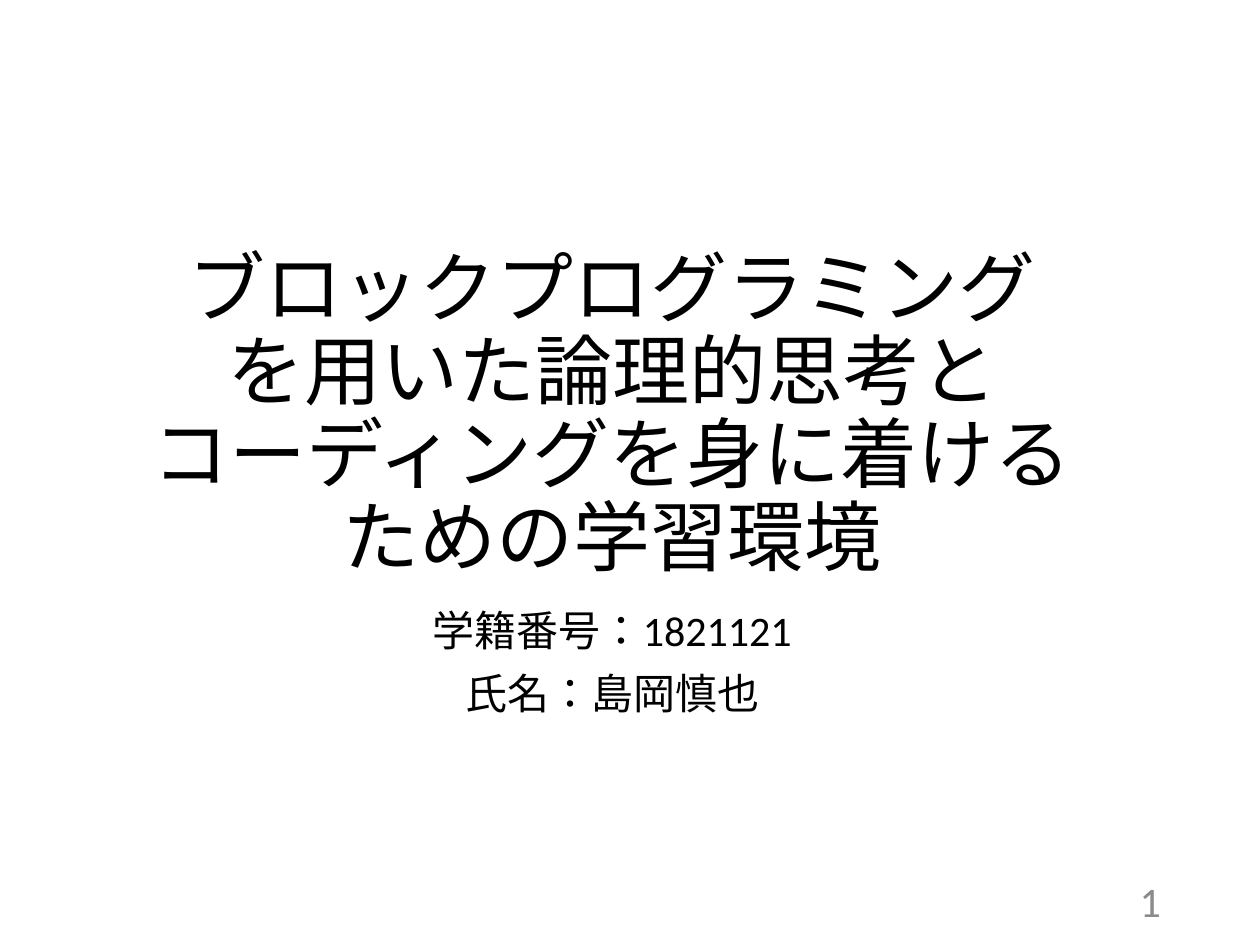
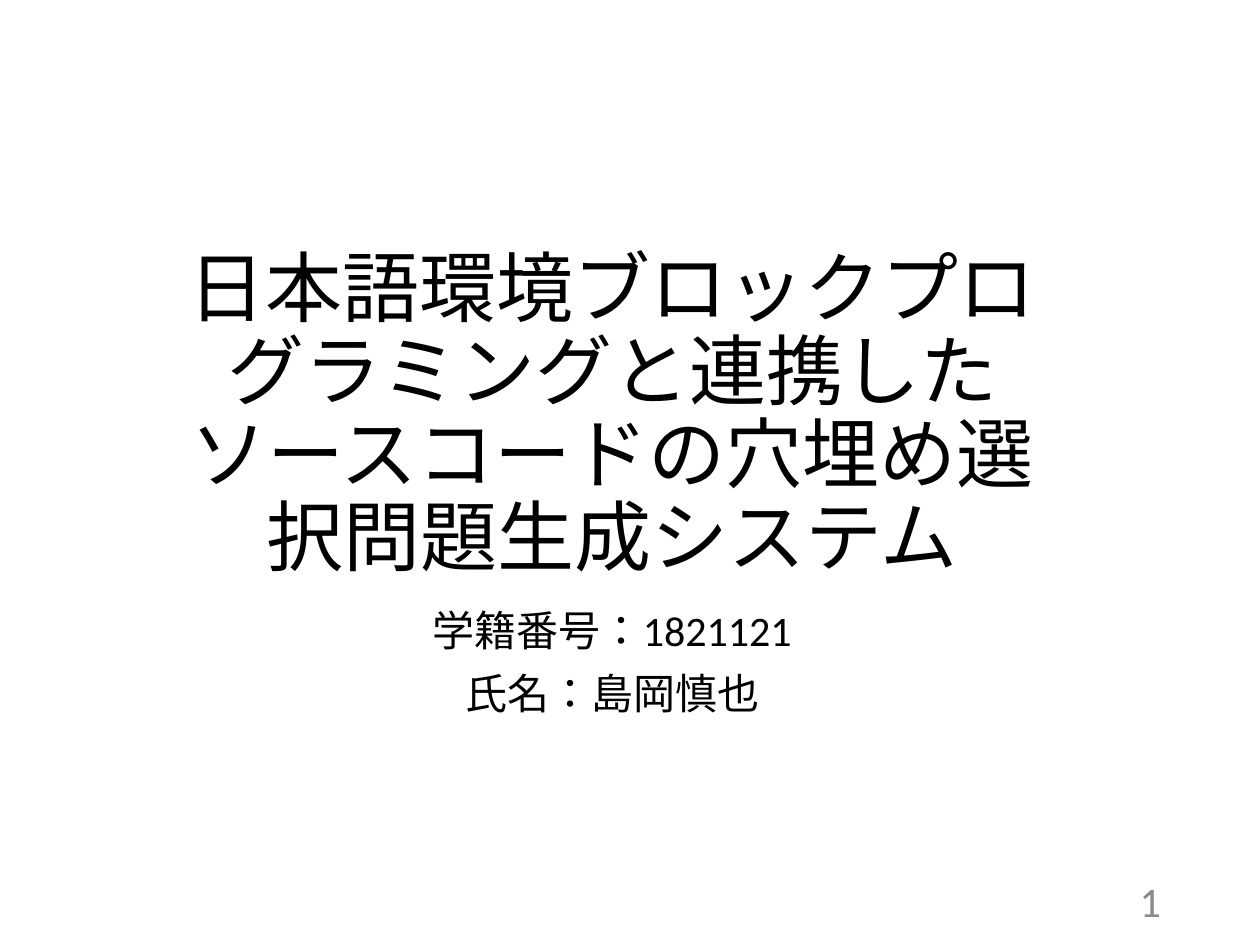
Before and after one commit to kait-takanolab/1821121-shimaoka-thesis, a slide deck: slide 1 of 1821121_shimaoka_sotsuken.pptx. Drawn at 1260x945 pixels with LibreOffice and Linux fonts; fonts in the diff are those of the drawing. Boxes give left, top, right and bottom in pixels: in the first picture for what was removed or moved away, otherwise in the second. Text is boxed around its words. In the diff, an @@ line names an element or a change of style, - is before the commit and + after.

```diff
--- a/1821121_shimaoka_sotsuken.pptx
+++ b/1821121_shimaoka_sotsuken.pptx
@@ title at (189,250,1036,572): text changed @@
-ブロックプログラミングを用いた論理的思考と
-コーディングを身に着けるための学習環境
+日本語環境ブロックプログラミングと連携したソースコードの穴埋め選択問題生成システム
```
Also in this commit, not shown: 7 other files.
